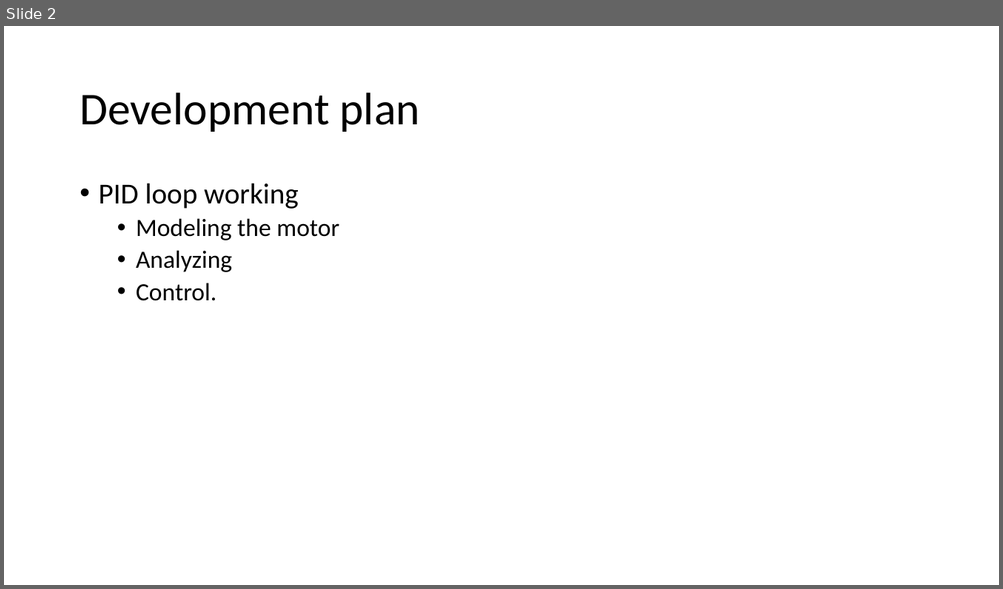
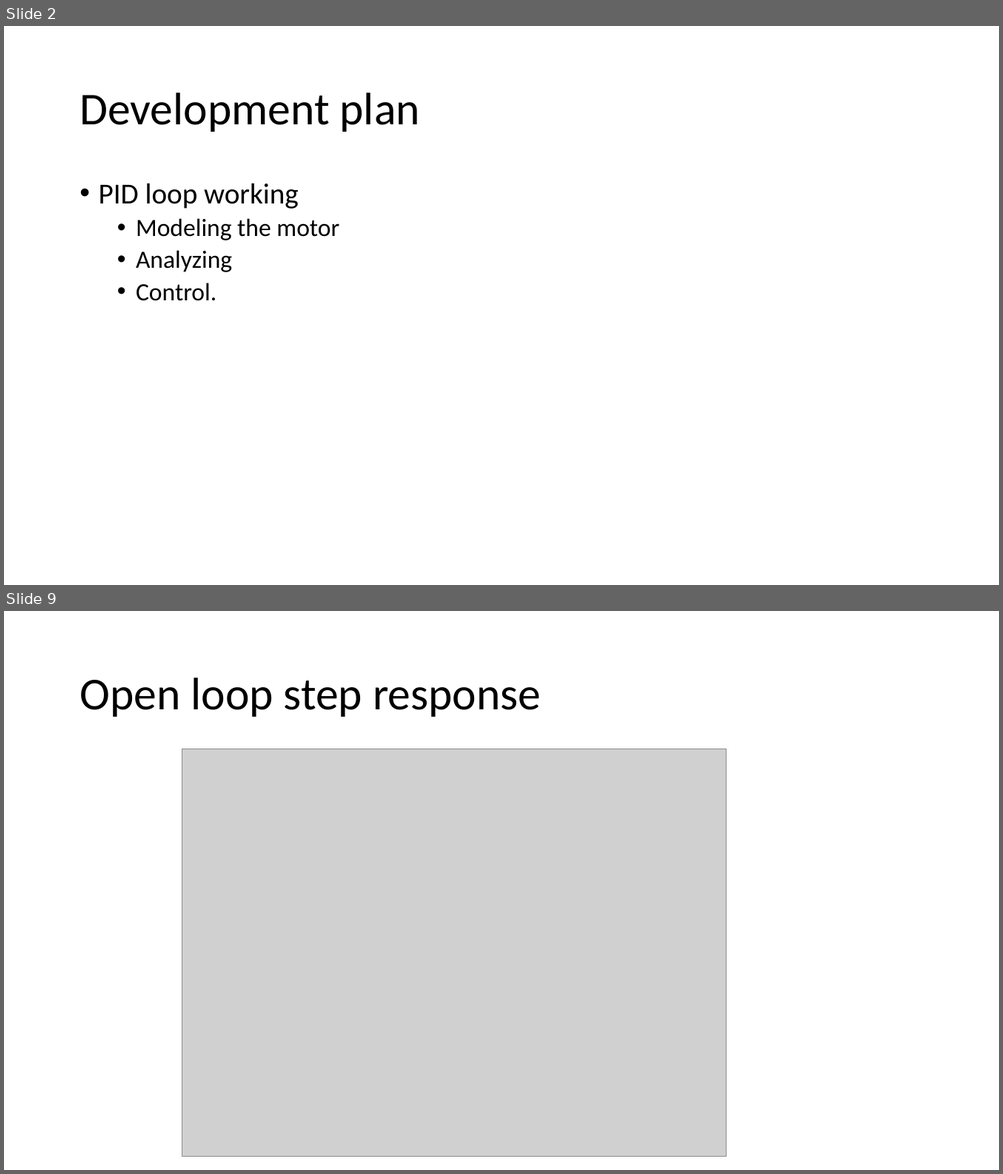
Before and after one commit to willz1200/Hexa-Driver, a slide deck: Documentation/Project Management/Firmware plan.pptx. Shown one above the other, each under a label of ours: slide 2 before the commit, slides 2 and 9 after it; the slides between them are not shown. The pictures are 1003x589 and 1003x1174 pixels, drawn with LibreOffice and Linux fonts; fonts in the diff are those of the drawing; grey boxes stand for pictures. Boxes give left, top, right and bottom in pixels: in the first picture for what was removed or moved away, otherwise in the second. Text is boxed around its words. In the diff, an @@ line names an element or a change of style, - is before the commit and + after.

```diff
--- a/Documentation/Project Management/Firmware plan.pptx
+++ b/Documentation/Project Management/Firmware plan.pptx
@@ slide 9 added at (x1=4, y1=611, x2=999, y2=1170), background #FFFFFF @@
@@ title added at (x1=79, y1=678, x2=540, y2=717), 44 pt, text #000000 @@
+Open loop step response
@@ picture added at (x1=182, y1=749, x2=726, y2=1157) @@
```
Also in this commit, not shown: 7 other slides added.
